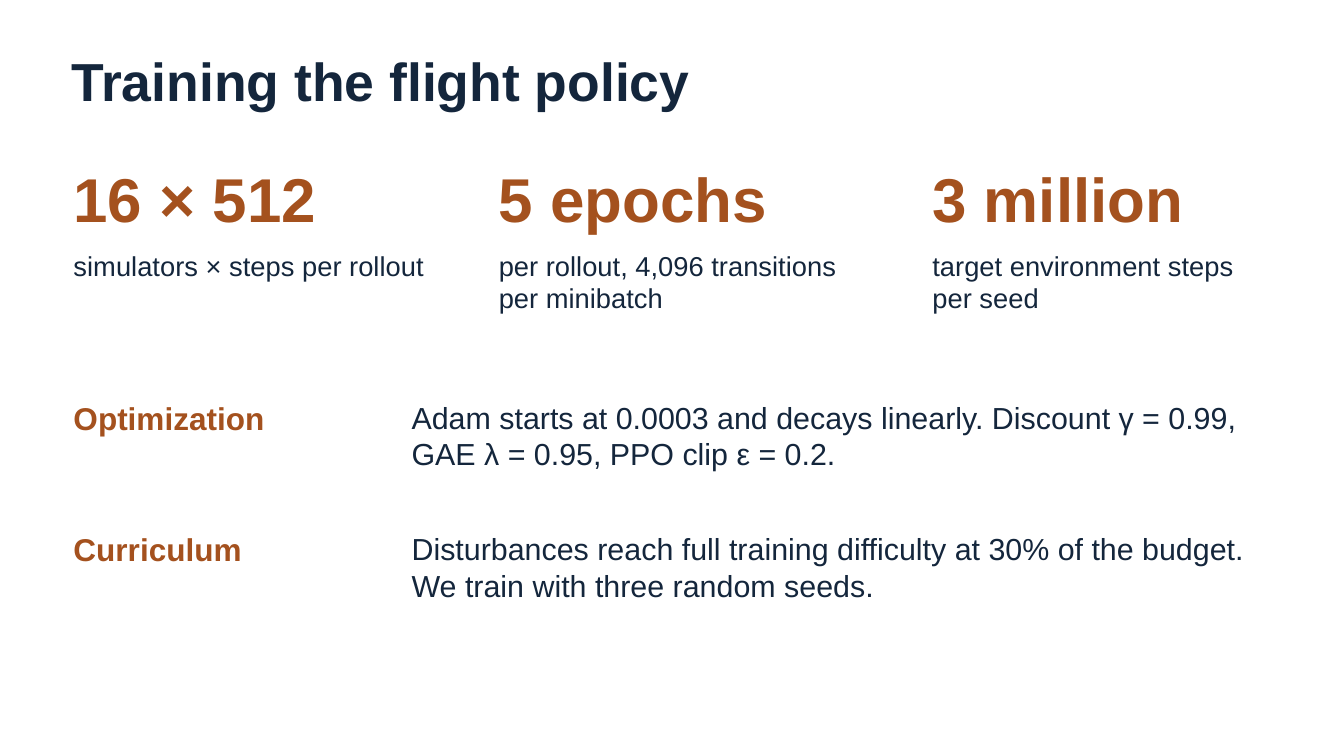
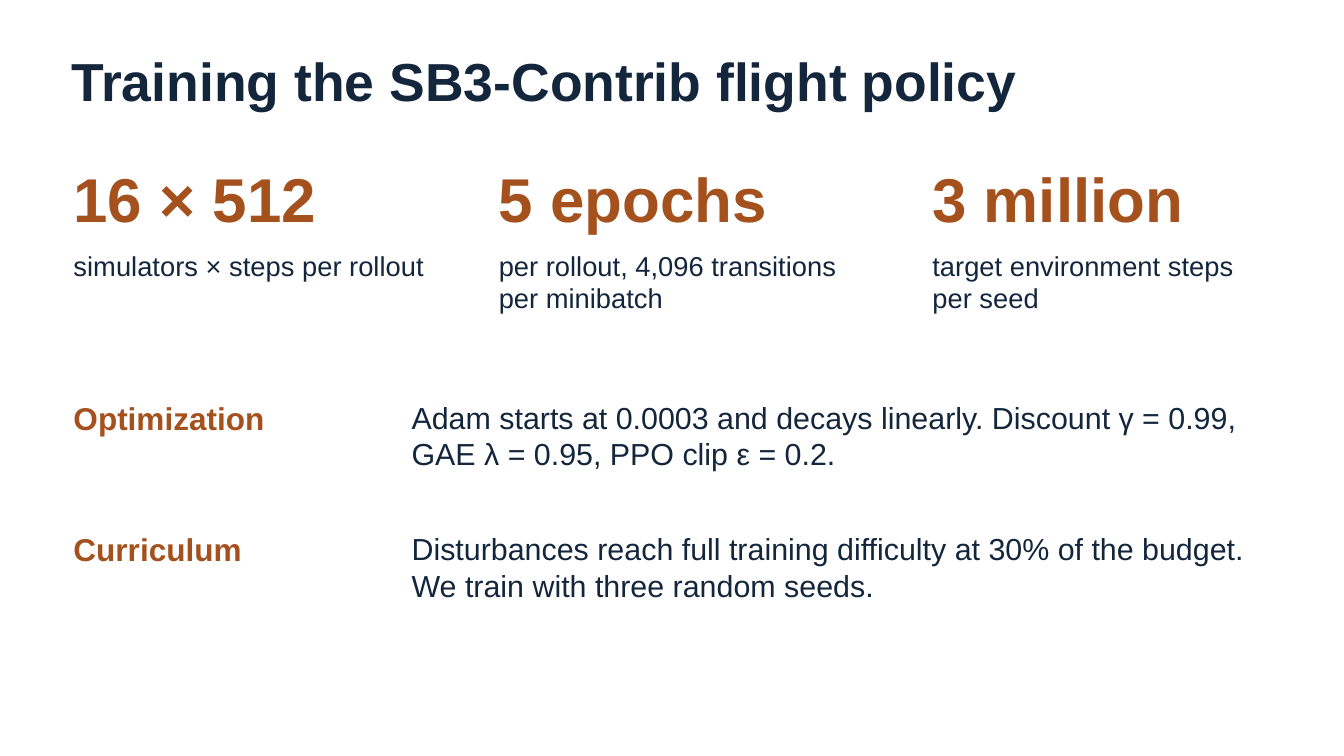
Before and after one commit to lohmo111/quadwind, a slide deck: slide 7 of presentation/RPPO_final_EN.pptx. Drawn at 1344x756 pixels with LibreOffice and Linux fonts; fonts in the diff are those of the drawing. Boxes give left, top, right and bottom in pixels: in the first picture for what was removed or moved away, otherwise in the second. Text is boxed around its words. In the diff, an @@ line names an element or a change of style, - is before the commit and + after.

```diff
--- a/presentation/RPPO_final_EN.pptx
+++ b/presentation/RPPO_final_EN.pptx
@@ text at [71,62,1016,111]: text changed @@
-Training the flight policy
+Training the SB3-Contrib flight policy
```
Also in this commit, not shown: 2 other slides changed, 30 other files.
